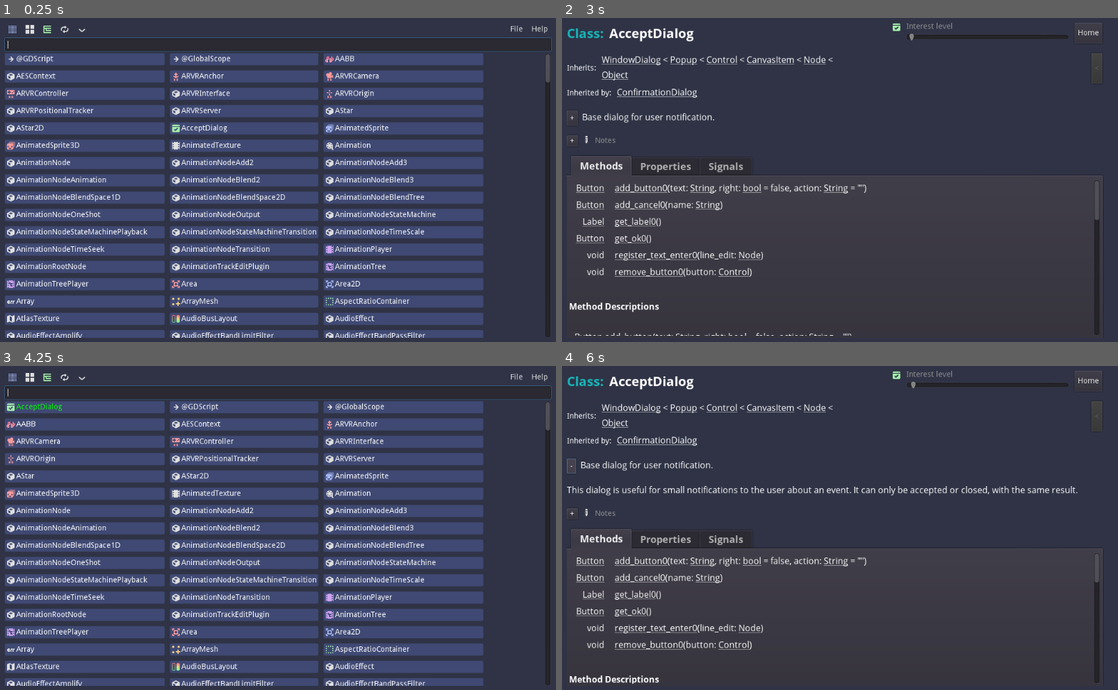
Above: before the commit, frames 1-4 (two rows, left to right).
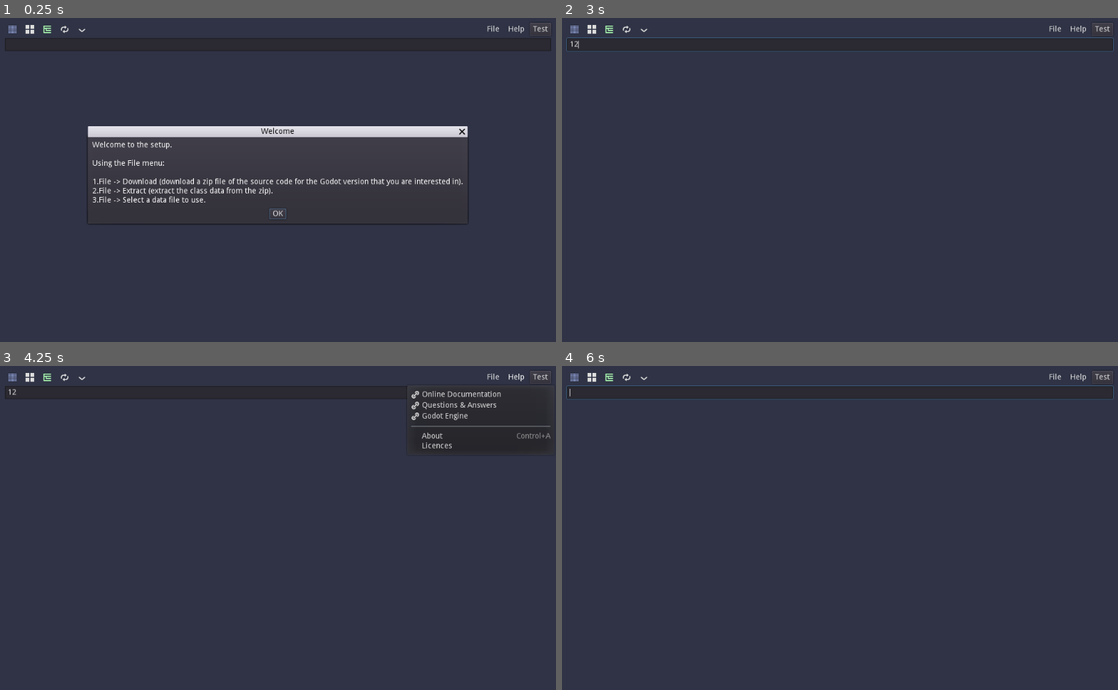
Above: after the commit, the same moments.

Repository: andrew-wilkes/gdscript-class-explorer
Game: Godot game, scene res://Main.tscn
The game is run twice, just before and just after one commit, with the same random seed, the same clock (stepped at 60 frames per second) and the same inputs.
Inputs (mouse positions are in pixels of both pictures, inside the frame that each line leads up to):
- Up to frame 1 (0.25 s): no input
- Up to frame 2 (3 s): click (840, 43) at 0.52 s; type "12" at 0.6 s; click "Help" at 1.25 s; click (1101, 30) at 2 s, where only the run after the commit has a clickable "Test"; click (806, 128) at 2.75 s, where only the run before the commit has a clickable "AcceptDialog"
- Up to frame 3 (4.25 s): click (528, 382) at 3.5 s, where only the run before the commit has a clickable "Home"
- Up to frame 4 (6 s): click (645, 408) at 4.25 s, where only the run before the commit has a clickable "AcceptDialog"; click (573, 378) at 5.02 s; click (573, 466) at 5.75 s, where only the run before the commit has a clickable "+"

The runs differ from the first frame. In frame 1, 54% of the frame differs, in the area x 0-100%, y 1-99%; in frame 2, 6.0%; in frame 3, 55%; in frame 4, 6.8%.

Commit message:
Add select and extract popups

Diff:
--- a/src/Main.gd
+++ b/src/Main.gd
@@ -45,7 +45,19 @@
 	h.scancode = KEY_H
 	$VBox/Menu/Help.shortcut = h
 	grid = $VBox/BC/Grid
+	the_tree = find_node("Tree")
 	b_container = $VBox/BC
+
+	if Data.load_settings() and ".dat" in Data.settings.data_file:
+		if Data.load_classes():
+			setup_scene()
+		else:
+			bad_data()
+	else:
+		$c/Welcome.popup_centered()
+
+
+func setup_scene():
 	# Add buttons and build icon list
 	for cname in Data.classes.keys():
 		var button = list_button.instance()
@@ -56,7 +68,7 @@
 	map_icons(Data.object_class_name)
 	map_other_icons()
 
-	the_tree = find_node("Tree")
+	# Create Tree
 	var root = the_tree.create_item()
 	build_tree(the_tree, root, Data.object_class_name)
 	for key in Data.class_tree.keys():
@@ -315,11 +327,12 @@
 	call_deferred("arrange_controls")
 
 
+# Check this on slower PC
 func _on_Main_resized():
 	if grid:
 		grid.columns = 1
-		if $Timer.is_stopped():
-			$Timer.start(0.5)
+		yield(get_tree(), "idle_frame")
+		call_deferred("arrange_controls")
 
 
 func _on_Items_pressed():
@@ -356,7 +369,6 @@
 	Data.settings.list_mode = LIST_MODE.RAND
 	Data.settings_changed = true
 	randomize_buttons()
-
 
 
 func _on_Reset_pressed():
@@ -379,9 +391,26 @@
 			$c/ZipExtract.popup_centered()
 			# unzip -u 3.4.zip "godot-3.4/doc/classes/*" -d 3.4
 		SELECT:
-			var _e = OS.shell_open("https://godotengine.org/")
-
-var downloaded_file = ""
-
-func _on_FileDownload_dowloaded_file(_filename):
-	downloaded_file = _filename
+			$c/SelectDataFile.popup_centered()
+
+
+func _on_SelectDataFile_selected_data_file(file):
+	Data.settings.data_file = file
+	if Data.load_classes():
+		clear_scene()
+		yield(get_tree(), "idle_frame")
+		setup_scene()
+	else:
+		bad_data()
+
+
+func clear_scene():
+	the_tree.clear()
+	for node in grid.get_children():
+		node.queue_free()
+
+
+func bad_data():
+	var bd: AcceptDialog = $c/BadData
+	bd.dialog_text = bd.dialog_text.replace("FILE", Data.settings.data_file)
+	bd.popup_centered()
--- a/src/Main.tscn
+++ b/src/Main.tscn
@@ -8,6 +8,7 @@
 [ext_resource path="res://assets/icons/icon_collapse.svg" type="Texture" id=6]
 [ext_resource path="res://FileDownload.gd" type="Script" id=7]
 [ext_resource path="res://ZipExtract.gd" type="Script" id=8]
+[ext_resource path="res://SelectDataFile.gd" type="Script" id=9]
 
 [node name="Main" type="MarginContainer"]
 anchor_right = 1.0
@@ -67,13 +68,13 @@
 
 [node name="sp" type="Control" parent="VBox/Menu"]
 margin_left = 160.0
-margin_right = 921.0
+margin_right = 878.0
 margin_bottom = 24.0
 size_flags_horizontal = 3
 
 [node name="File" type="MenuButton" parent="VBox/Menu"]
-margin_left = 925.0
-margin_right = 960.0
+margin_left = 882.0
+margin_right = 917.0
 margin_bottom = 24.0
 text = "File"
 __meta__ = {
@@ -81,10 +82,16 @@
 }
 
 [node name="Help" type="MenuButton" parent="VBox/Menu"]
-margin_left = 964.0
+margin_left = 921.0
+margin_right = 963.0
+margin_bottom = 24.0
+text = "Help"
+
+[node name="Test" type="Button" parent="VBox/Menu"]
+margin_left = 967.0
 margin_right = 1006.0
 margin_bottom = 24.0
-text = "Help"
+text = "Test"
 
 [node name="SS" type="LineEdit" parent="VBox"]
 margin_top = 28.0
@@ -94,7 +101,7 @@
 [node name="BC" type="ScrollContainer" parent="VBox"]
 margin_top = 56.0
 margin_right = 1006.0
-margin_bottom = 317.0
+margin_bottom = 582.0
 size_flags_horizontal = 3
 size_flags_vertical = 3
 scroll_horizontal_enabled = false
@@ -104,6 +111,7 @@
 custom_constants/hseparation = 10
 
 [node name="Tree" type="Tree" parent="VBox"]
+visible = false
 margin_top = 321.0
 margin_right = 1006.0
 margin_bottom = 582.0
@@ -290,7 +298,6 @@
 }
 
 [node name="ZipExtract" type="WindowDialog" parent="c"]
-visible = true
 margin_left = 28.0
 margin_top = 108.0
 margin_right = 302.0
@@ -334,8 +341,59 @@
 "_edit_use_anchors_": false
 }
 
-[node name="Timer" type="Timer" parent="."]
-one_shot = true
+[node name="SelectDataFile" type="WindowDialog" parent="c"]
+margin_left = 28.0
+margin_top = 108.0
+margin_right = 302.0
+margin_bottom = 174.0
+window_title = "Select Data File"
+script = ExtResource( 9 )
+__meta__ = {
+"_edit_use_anchors_": false
+}
+
+[node name="VBox" type="VBoxContainer" parent="c/SelectDataFile"]
+margin_left = 8.0
+margin_top = 8.0
+margin_right = 267.0
+margin_bottom = 68.0
+custom_constants/separation = 10
+__meta__ = {
+"_edit_use_anchors_": false
+}
+
+[node name="Label" type="Label" parent="c/SelectDataFile/VBox"]
+margin_right = 259.0
+margin_bottom = 14.0
+text = "Choose data file:"
+
+[node name="Button" type="Button" parent="c/SelectDataFile/VBox"]
+margin_top = 24.0
+margin_right = 259.0
+margin_bottom = 44.0
+text = "something.dat"
+align = 0
+
+[node name="Welcome" type="AcceptDialog" parent="c"]
+margin_right = 582.0
+margin_bottom = 160.0
+window_title = "Welcome"
+dialog_text = "Welcome to the setup.
+
+Using the File menu:
+
+1.		File -> Download (download a zip file of the source code for the Godot version that you are interested in).
+2.		File -> Extract (extract the class data from the zip).
+3.		File -> Select a data file to use."
+__meta__ = {
+"_edit_use_anchors_": false
+}
+
+[node name="BadData" type="AcceptDialog" parent="c"]
+margin_right = 83.0
+margin_bottom = 58.0
+window_title = "Bad Data File"
+dialog_text = "I was unable to extract data from the selected file: FILE"
 
 [connection signal="resized" from="." to="." method="_on_Main_resized"]
 [connection signal="pressed" from="VBox/Menu/Items" to="." method="_on_Items_pressed"]
@@ -343,10 +401,10 @@
 [connection signal="pressed" from="VBox/Menu/TreeButton" to="." method="_on_Tree_pressed"]
 [connection signal="pressed" from="VBox/Menu/Random" to="." method="_on_Random_pressed"]
 [connection signal="pressed" from="VBox/Menu/Reset" to="." method="_on_Reset_pressed"]
+[connection signal="pressed" from="VBox/Menu/Test" to="." method="_on_Test_pressed"]
 [connection signal="text_changed" from="VBox/SS" to="." method="_on_SS_text_changed"]
 [connection signal="item_activated" from="VBox/Tree" to="." method="_on_Tree_item_activated"]
 [connection signal="pressed" from="c/Licences/M/VBox/HBox/ok" to="." method="_on_ok_pressed"]
-[connection signal="dowloaded_file" from="c/FileDownload" to="." method="_on_FileDownload_dowloaded_file"]
 [connection signal="pressed" from="c/FileDownload/VBox/Master" to="c/FileDownload" method="_on_Master_pressed"]
 [connection signal="text_changed" from="c/FileDownload/VBox/HBox/LineEdit" to="c/FileDownload" method="_on_LineEdit_text_changed"]
 [connection signal="text_entered" from="c/FileDownload/VBox/HBox/LineEdit" to="c/FileDownload" method="_on_LineEdit_text_entered"]
@@ -355,4 +413,5 @@
 [connection signal="popup_hide" from="c/FileDownload/Alert" to="c/FileDownload" method="_on_Alert_popup_hide"]
 [connection signal="about_to_show" from="c/ZipExtract" to="c/ZipExtract" method="_on_ZipExtract_about_to_show"]
 [connection signal="popup_hide" from="c/ZipExtract/Alert" to="c/ZipExtract" method="_on_Alert_popup_hide"]
-[connection signal="timeout" from="Timer" to="." method="_on_Timer_timeout"]
+[connection signal="about_to_show" from="c/SelectDataFile" to="c/SelectDataFile" method="_on_SelectDataFile_about_to_show"]
+[connection signal="selected_data_file" from="c/SelectDataFile" to="." method="_on_SelectDataFile_selected_data_file"]
--- /dev/null
+++ b/src/SelectDataFile.gd
@@ -0,0 +1,44 @@
+extends WindowDialog
+
+signal selected_data_file(file)
+
+func show_files():
+	var n = 0
+	var files = Data.get_file_list("")
+	for b in $VBox.get_children():
+		if n > 0:
+			b.hide()
+		n += 1
+	n = 1
+	for file in files:
+		# Don't show current data file
+		if file == Data.settings.data_file:
+			continue
+		if file.get_extension() == "dat":
+			var button: Button
+			if n < $VBox.get_child_count():
+				button = $VBox.get_child(n)
+			else:
+				button = $VBox/Button.duplicate()
+				$VBox.add_child(button)
+			n += 1
+			button.text = file
+			button.show()
+			if not button.is_connected("pressed", self, "close"):
+				var _e = button.connect("pressed", self, "close", [button])
+			call_deferred("fit_content")
+	if n == 1:
+		$VBox/Label.text = "No new data files found."
+
+
+func close(button):
+	emit_signal("selected_data_file", button.text)
+	hide()
+
+
+func fit_content():
+	rect_size = $VBox.rect_size + Vector2(15, 15)
+
+
+func _on_SelectDataFile_about_to_show():
+	show_files()
--- a/src/ZipExtract.gd
+++ b/src/ZipExtract.gd
@@ -33,6 +33,9 @@
 
 
 func extract(button: Button):
+	if OS.execute("tar", ["-xf", button.text]) != OK:
+		alert("There was an error running tar on your computer.")
+		return
 	print(button.text)
 
 
--- a/src/data.gd
+++ b/src/data.gd
@@ -1,6 +1,5 @@
 extends Node
 
-const DATA_FILE = "res://classes.dat"
 const SETTINGS_FILE_NAME = "user://settings.res"
 
 var classes = {}
@@ -13,9 +12,21 @@
 var icons = {}
 var object_class_name = ""
 
-func _ready():
-	load_classes()
-	settings = load_settings()
+# Add class info to dictionary
+func load_classes() -> bool:
+	var loaded = false
+	var data: PoolStringArray = get_file_content(settings.data_file).split("\n")
+	var i = 0
+	if data.size() > 2:
+		while i < data.size():
+			classes[data[i + 1]] = get_xml(data[i], data[i + 2])
+			i += 3
+		loaded = true
+		configure()
+	return loaded
+
+
+func configure():
 	regex = RegEx.new()
 	regex.compile('inherits="(\\w+)"')
 	var keys = classes.keys()
@@ -90,18 +101,6 @@
 	return chain.join(" , ")
 
 
-# Add class info to dictionary
-func load_classes():
-	# var t = OS.get_system_time_msecs()
-	var data: PoolStringArray = get_file_content(DATA_FILE).split("\n")
-	var i = 0
-	if data.size() > 2:
-		while i < data.size():
-			classes[data[i + 1]] = get_xml(data[i], data[i + 2])
-			i += 3
-	# print(OS.get_system_time_msecs() - t)
-
-
 func get_xml(buffer_size, encoded_string: String) -> PoolByteArray:
 	var bytes = PoolByteArray([])
 	var i = 0
@@ -121,13 +120,15 @@
 	return content
 
 
-func load_settings(file_name = SETTINGS_FILE_NAME):
-	var _settings = Settings.new()
+func load_settings(file_name = SETTINGS_FILE_NAME) -> bool:
+	var loaded = false
+	settings = Settings.new()
 	if ResourceLoader.exists(file_name):
 		var data = ResourceLoader.load(file_name)
 		if data is Settings: # Check that the data is valid
-			_settings = data
-	return _settings
+			settings = data
+			loaded = true
+	return loaded
 
 
 func save_settings(_settings, file_name = SETTINGS_FILE_NAME):
--- a/src/settings.gd
+++ b/src/settings.gd
@@ -7,6 +7,7 @@
 export(int) var list_mode = 0
 export(int) var sort_order = 0
 export(int) var group_mode = 0
+export var data_file = ""
 
 func get_class_from_list(cname):
 	for c in class_list:
Not shown: 1 places in src/Main.tscn that only renumber resources
